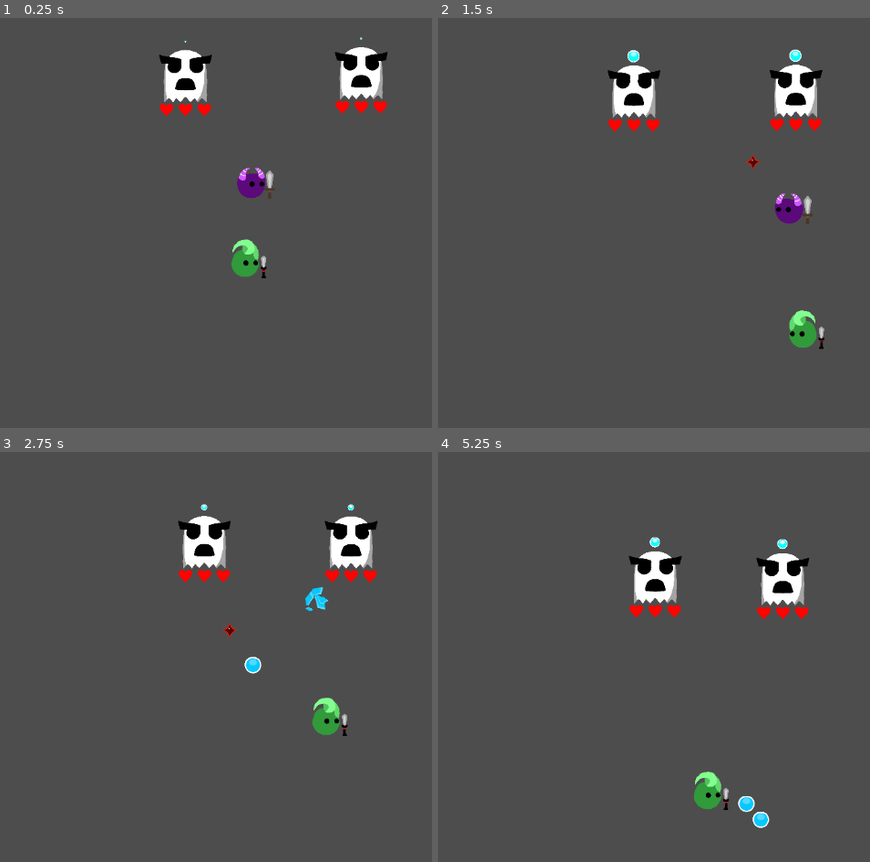
Above: before the commit, frames 1-4 (two rows, left to right).
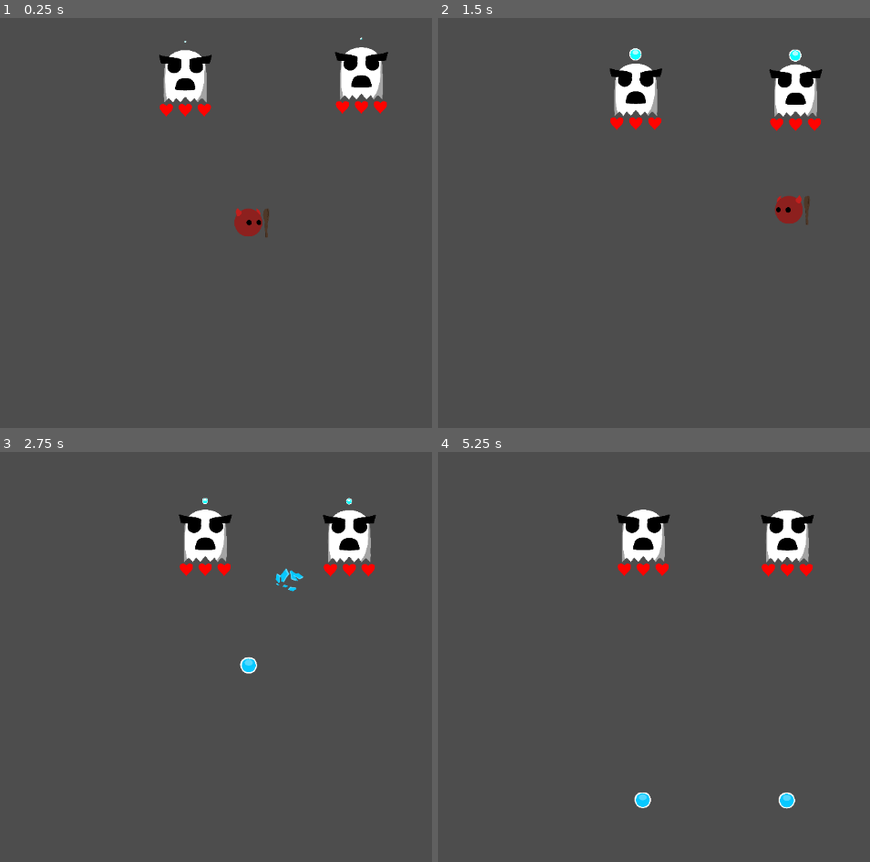
Above: after the commit, the same moments.

Repository: HoneyPony/impish-descent-future
Game: Godot game, scene res://Game.tscn
Two runs of this game, one before a commit and one after it. Both use one fixed random seed, a clock stepped at 60 frames per second and the inputs below.
Inputs (mouse positions are in pixels of both pictures, inside the frame that each line leads up to):
- Up to frame 1 (0.25 s): no input
- Up to frame 2 (1.5 s): move the mouse to (848, 202) at 0.52 s; hold D (player_right) 0.53-1.28 s; move the mouse to (541, 243) at 1.27 s
- Up to frame 3 (2.75 s): move the mouse to (319, 566) at 2.02 s; hold D (player_right) from 2.03 s (still down)
- Up to frame 4 (5.25 s): move the mouse to (649, 739) at 2.77 s; move the mouse to (outside the picture) at 3.52 s; release D (player_right) at 3.53 s; move the mouse to (468, 595) at 4.27 s; move the mouse to (723, 657) at 5.02 s

The runs differ from the first frame. In frame 1, 1.6% of the frame differs, in the area x 36-90%, y 4-64%; in frame 2, 1.9%; in frame 3, 3.4%; in frame 4, 5.8%, in the area x 41-88%, y 14-92%.

Commit message:
Implement club brawler

Diff:
--- a/GS.gd
+++ b/GS.gd
@@ -39,6 +39,7 @@
 
 var valid_imps = [
 	[Class.Brawler, Item.Sword],
+	[Class.Brawler, Item.Club],
 	[Class.Brawler, Item.Dagger],
 	[Class.Brawler, Item.Mace],
 	[Class.Mage, Item.Staff],
--- a/SpawnImps.gd
+++ b/SpawnImps.gd
@@ -3,8 +3,8 @@
 
 # Called when the node enters the scene tree for the first time.
 func _ready():
-	GS.spawn_imp(get_parent(), GS.valid_imps[6], global_position)
-	GS.spawn_imp(get_parent(), GS.valid_imps[4], global_position)
+	GS.spawn_imp(get_parent(), GS.valid_imps[1], global_position)
+	#GS.spawn_imp(get_parent(), GS.valid_imps[4], global_position)
 	#GS.spawn_imp(get_parent(), GS.valid_imps[4], global_position)
 	#GS.spawn_imp(get_parent(), GS.valid_imps[4], global_position)
 	#GS.spawn_imp(get_parent(), GS.valid_imps[3], global_position)
--- a/players/player.gd
+++ b/players/player.gd
@@ -88,6 +88,8 @@
 			tex = preload("res://players/dagger.png")
 		GS.Item.Mace:
 			tex = preload("res://players/mace.png")
+		GS.Item.Club:
+			tex = preload("res://players/club.png")
 		_:
 			print("Oops, we don't support that item yet")
 
@@ -128,6 +130,9 @@
 				GS.Item.Dagger:
 					melee_base_damage = 1
 					action_speed *= 2.0
+				GS.Item.Club:
+					melee_base_damage = 3
+					action_speed *= 0.5
 				GS.Item.Mace:
 					melee_base_damage = 5
 					$Item.only_half_health = true
@@ -242,6 +247,9 @@
 	if state == State.MELEE_ATTACK:
 		state_timer += delta * action_speed
 		var to_t = parabola_one(state_timer)
+		# The cooldown is basically the remaining time in the animation.
+		# Because then, we can attack again.
+		$Item.slowness = (1.0 - to_t) / action_speed
 		melee_collision_shape.disabled = not (to_t > 0.25 and to_t < 0.75)
 
 		# To update both rotation and angle while sync_to_physics is on, we have to do it in
Binary file added: players/club.png
Not shown, added: players/club.png.import
Not shown, added: players/club.kra
Not shown, added: players/club.kra~
